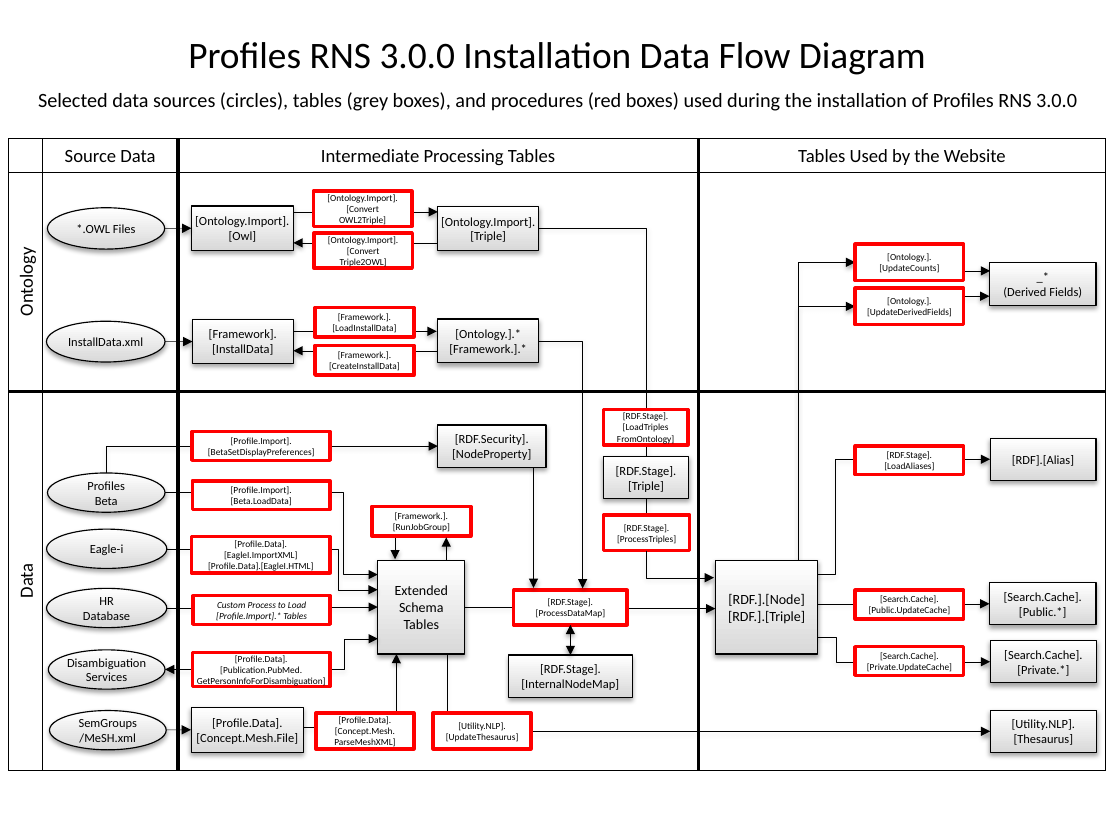
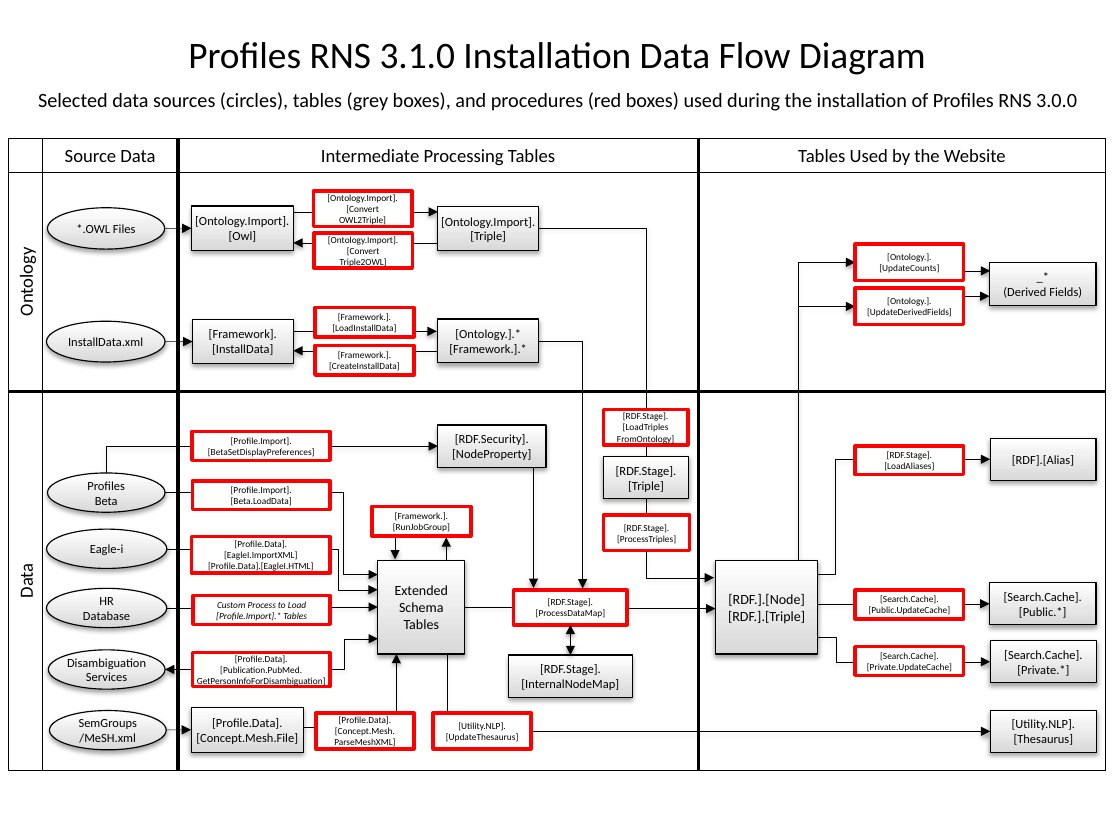
Before and after one commit to ProfilesRNS/ProfilesRNS, a slide deck: slide 1 of Documentation/ProfilesRNS_DataFlowDiagram.pptx. Drawn at 1120x840 pixels with LibreOffice and Linux fonts; fonts in the diff are those of the drawing. Boxes give left, top, right and bottom in pixels: in the first picture for what was removed or moved away, otherwise in the second. Text is boxed around its words. In the diff, an @@ line names an element or a change of style, - is before the commit and + after.

```diff
--- a/Documentation/ProfilesRNS_DataFlowDiagram.pptx
+++ b/Documentation/ProfilesRNS_DataFlowDiagram.pptx
@@ text at bbox=[188, 42, 926, 75]: text changed @@
-Profiles RNS 3.0.0 Installation Data Flow Diagram
+Profiles RNS 3.1.0 Installation Data Flow Diagram
```
Also in this commit, not shown: 5 other files.
